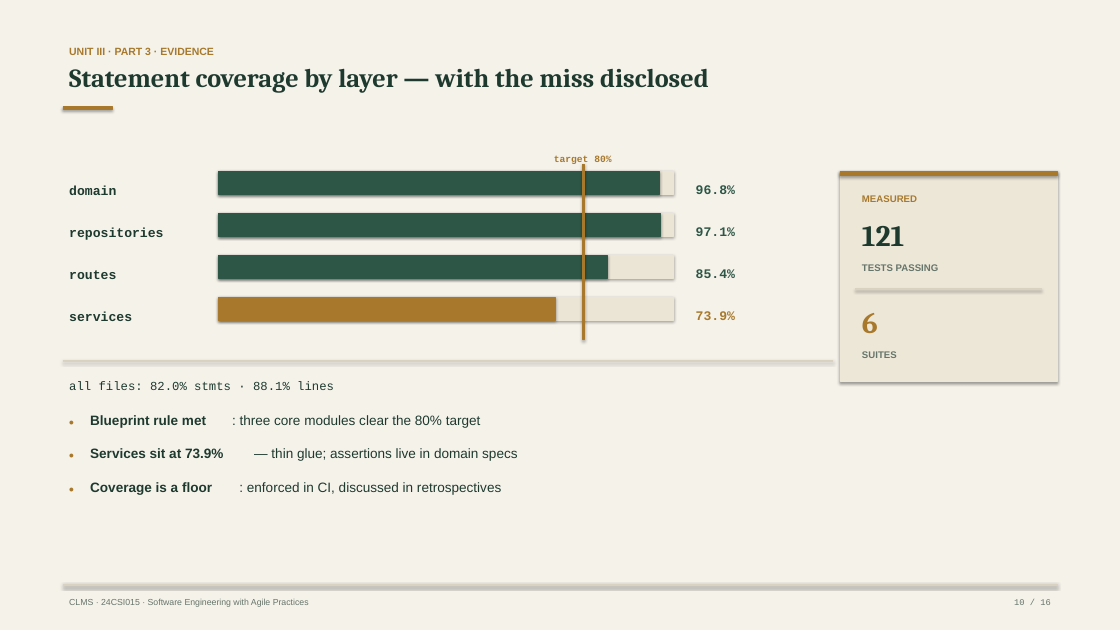
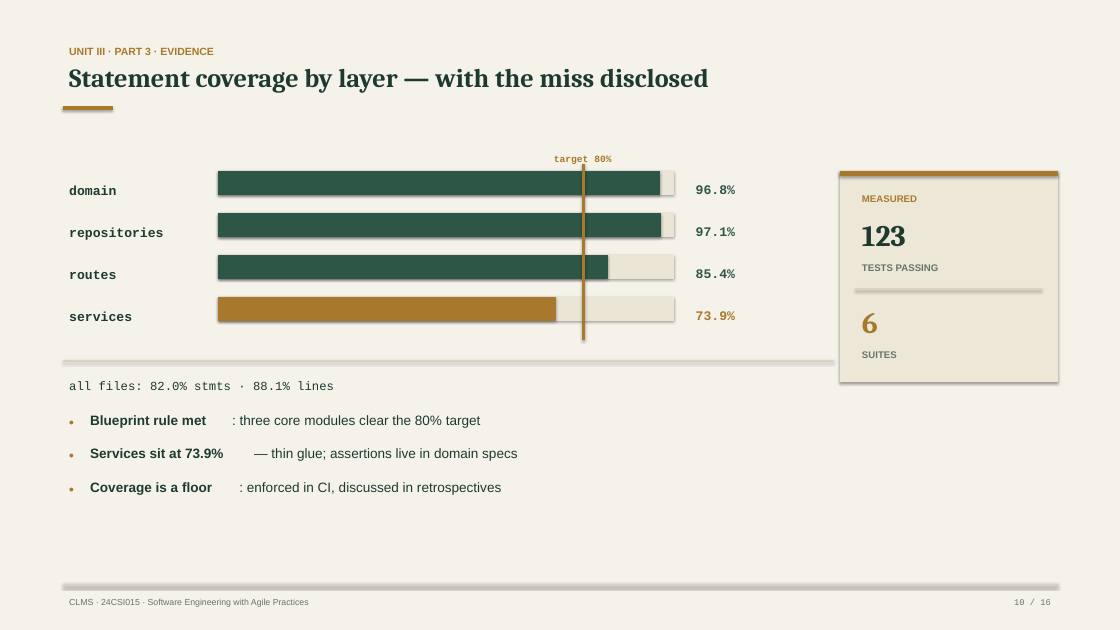
Before and after one commit to nidhish28guhan-netizen/kct-library, a slide deck: slide 10 of presentation/unit-3/CLMS-Unit-3-Testing-Quality-and-DevOps.pptx. Drawn at 1120x630 pixels with LibreOffice and Linux fonts; fonts in the diff are those of the drawing. Boxes give left, top, right and bottom in pixels: in the first picture for what was removed or moved away, otherwise in the second. Text is boxed around its words. In the diff, an @@ line names an element or a change of style, - is before the commit and + after.

```diff
--- a/presentation/unit-3/CLMS-Unit-3-Testing-Quality-and-DevOps.pptx
+++ b/presentation/unit-3/CLMS-Unit-3-Testing-Quality-and-DevOps.pptx
@@ text at (x1=862, y1=226, x2=906, y2=247): text changed @@
-121
+123
```
Also in this commit, not shown: 5 other slides changed, 22 other files.
